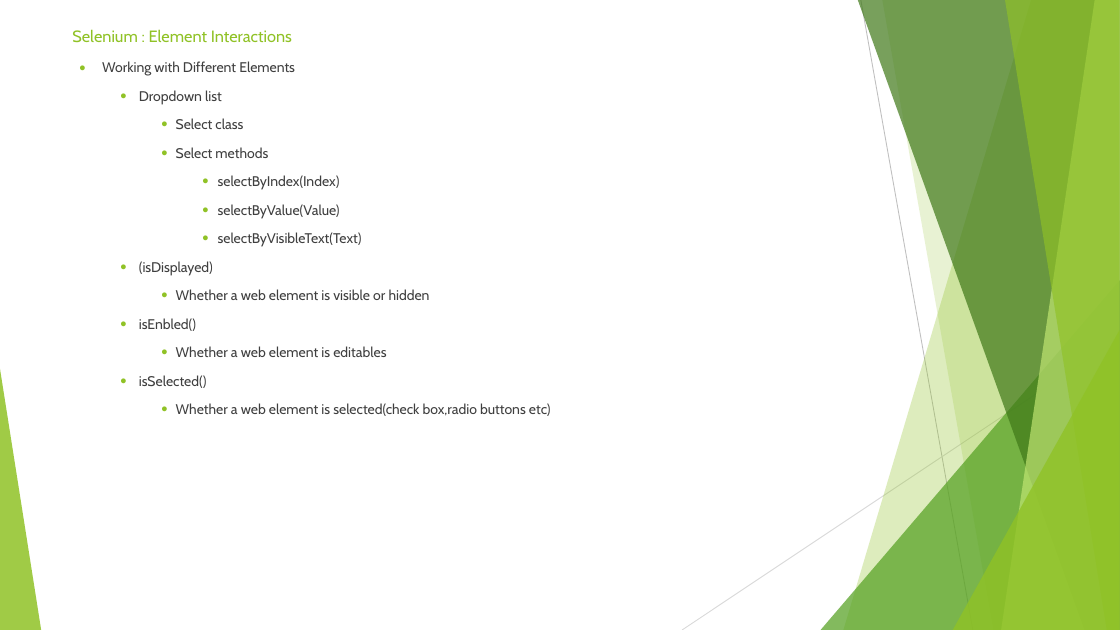
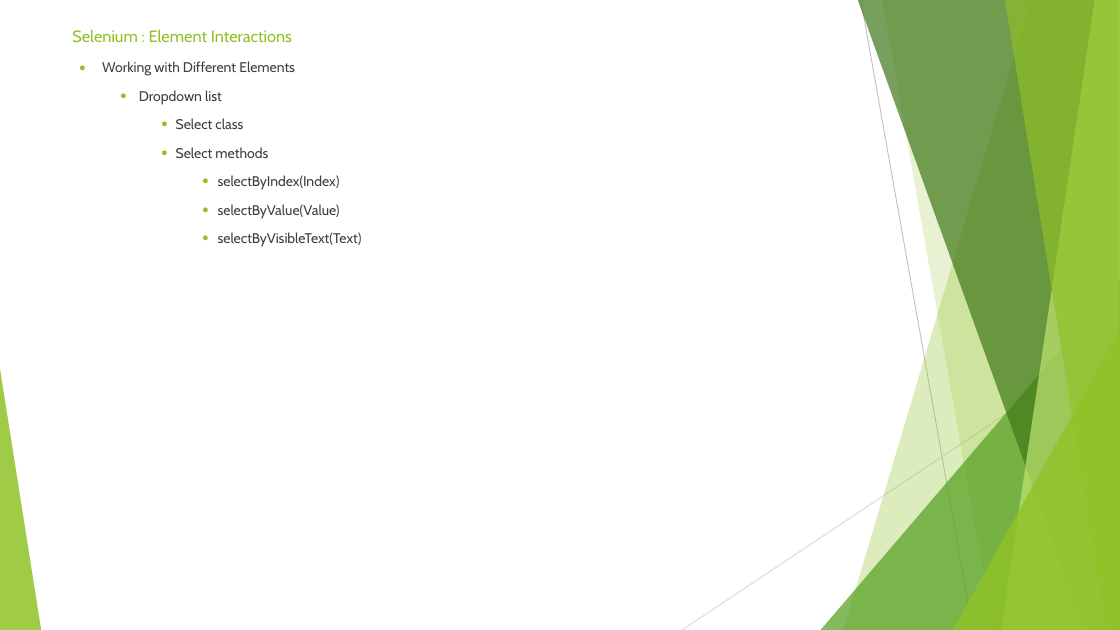
Before and after one commit to sidissir/mk-selenium-training, a slide deck: slide 24 of SeleniumPPT.pptx. Drawn at 1120x630 pixels with LibreOffice and Linux fonts; fonts in the diff are those of the drawing. Boxes give left, top, right and bottom in pixels: in the first picture for what was removed or moved away, otherwise in the second. Text is boxed around its words. In the diff, an @@ line names an element or a change of style, - is before the commit and + after.

```diff
--- a/SeleniumPPT.pptx
+++ b/SeleniumPPT.pptx
@@ text at box(139, 261, 551, 416): paragraphs removed @@
-  ● (isDisplayed)
-    ● Whether a web element is visible or hidden
-  ● isEnbled()
-    ● Whether a web element is editables
-  ● isSelected()
-    ● Whether a web element is selected(check box,radio buttons etc)
```
Also in this commit, not shown: 4 other slides changed, 3 slides added, 17 other files.
